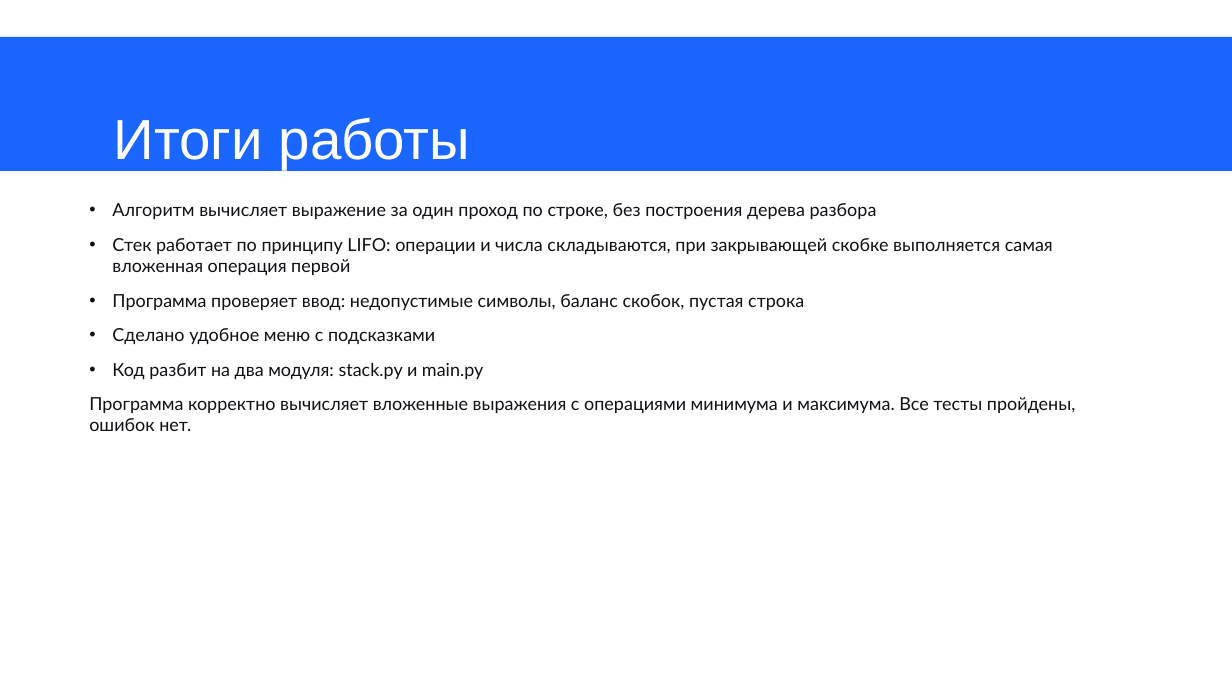
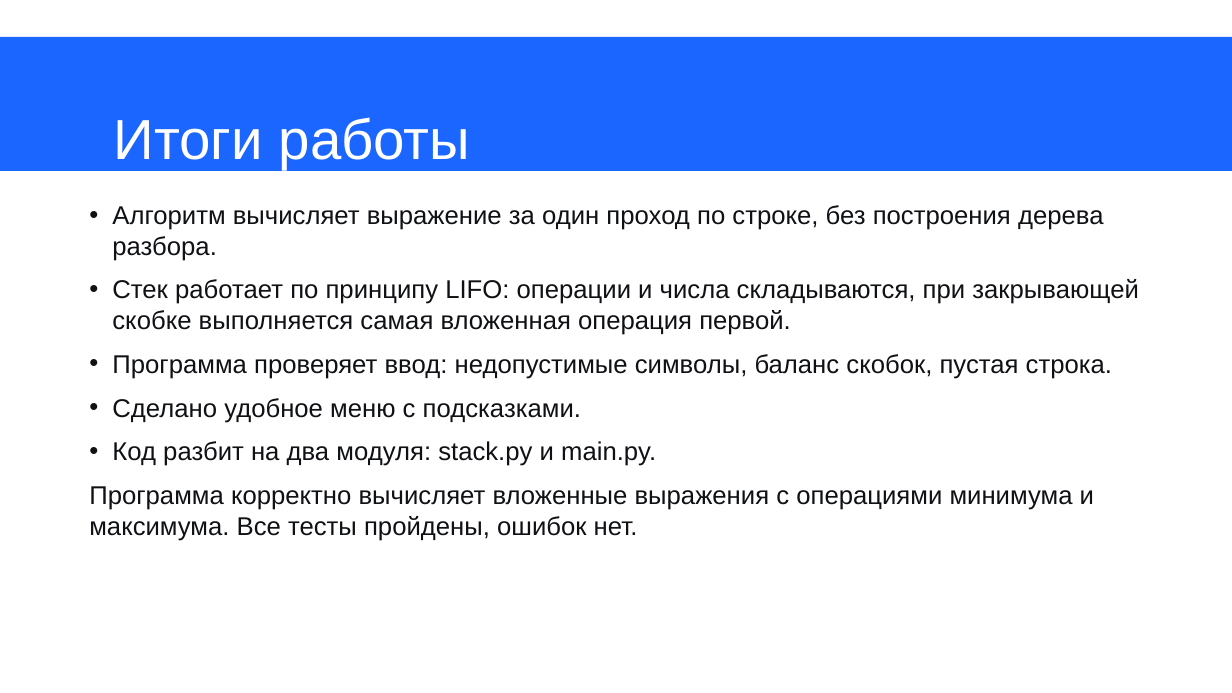
Before and after one commit to EmptyQwazar/Individualnoe_zadanie_2_sem_pyhon, a slide deck: slide 13 of Презентация к инд.заданию, семестр 2 (Антипин, Дмитрий, группа ит-8).pptx (slide 12 before the commit). Drawn at 1232x693 pixels with LibreOffice and Linux fonts; fonts in the diff are those of the drawing. Boxes give left, top, right and bottom in pixels: in the first picture for what was removed or moved away, otherwise in the second. Text is boxed around its words. In the diff, an @@ line names an element or a change of style, - is before the commit and + after.

```diff
--- a/Презентация к инд.заданию, семестр 2 (Антипин, Дмитрий, группа ит-8).pptx
+++ b/Презентация к инд.заданию, семестр 2 (Антипин, Дмитрий, группа ит-8).pptx
@@ text at [112,205,1139,466]: text changed; size 14 to 20 pt; font Lato to Arial @@
-• Алгоритм вычисляет выражение за один проход по строке, без построения дерева разбора
-• Стек работает по принципу LIFO: операции и числа складываются, при закрывающей скобке выполняется самая вложенная операция первой
-• Программа проверяет ввод: недопустимые символы, баланс скобок, пустая строка
-• Сделано удобное меню с подсказками
-• Код разбит на два модуля: stack.py и main.py
+• Алгоритм вычисляет выражение за один проход по строке, без построения дерева разбора.
+• Стек работает по принципу LIFO: операции и числа складываются, при закрывающей скобке выполняется самая вложенная операция первой.
+• Программа проверяет ввод: недопустимые символы, баланс скобок, пустая строка.
+• Сделано удобное меню с подсказками.
+• Код разбит на два модуля: stack.py и main.py.
@@ text at [89,486,1094,541]: size 14 to 20 pt, font Lato to Arial in "Программа корректно вычисляет вложенные выражения с операция ..." @@
```
Also in this commit, not shown: 5 other slides changed, 6 slides added, 5 slides removed.
